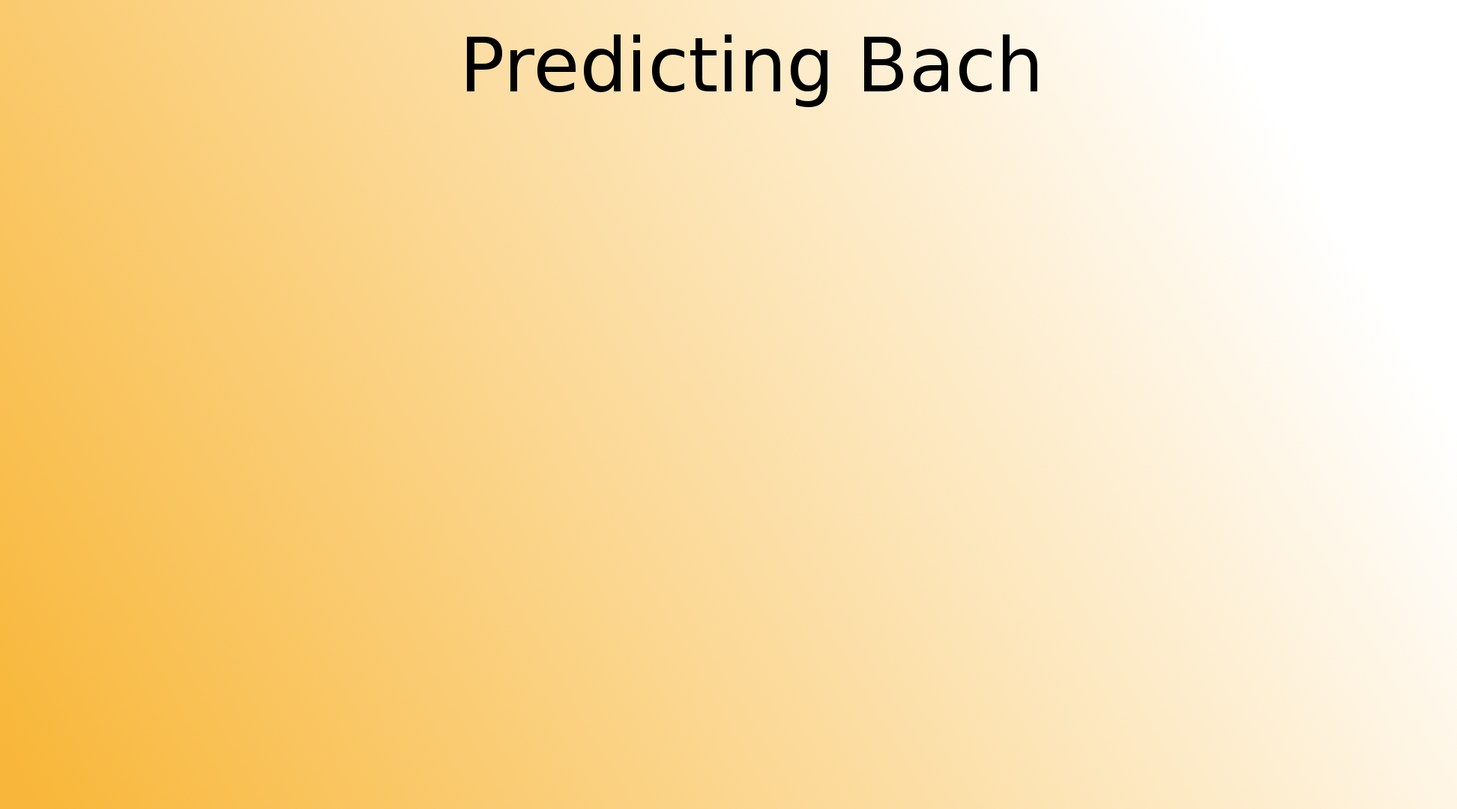
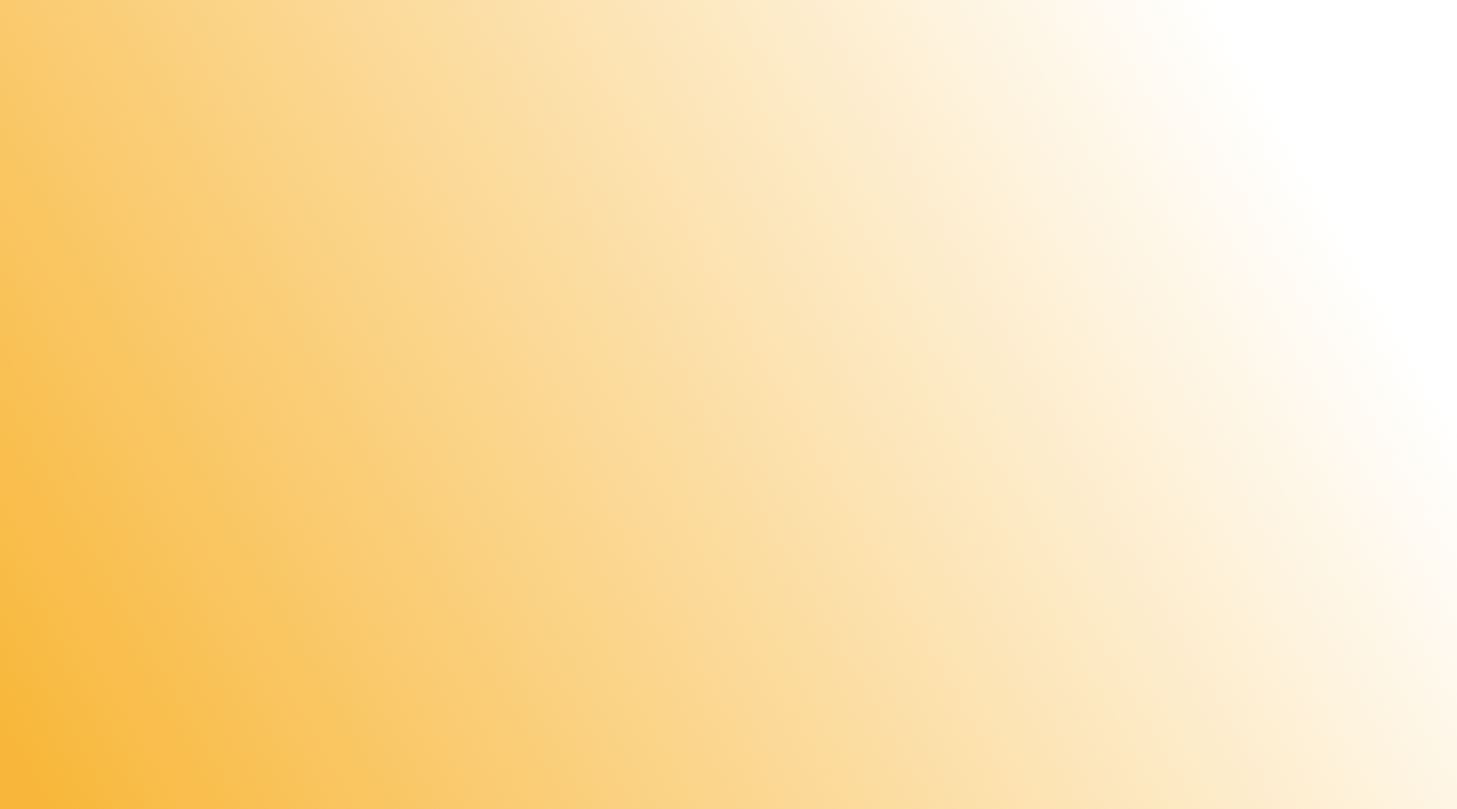
Two versions of the same layered image (1457 x 809). Layer-by-layer changes:
removed layer "Predicting Bach" over [466,34,1038,108]
